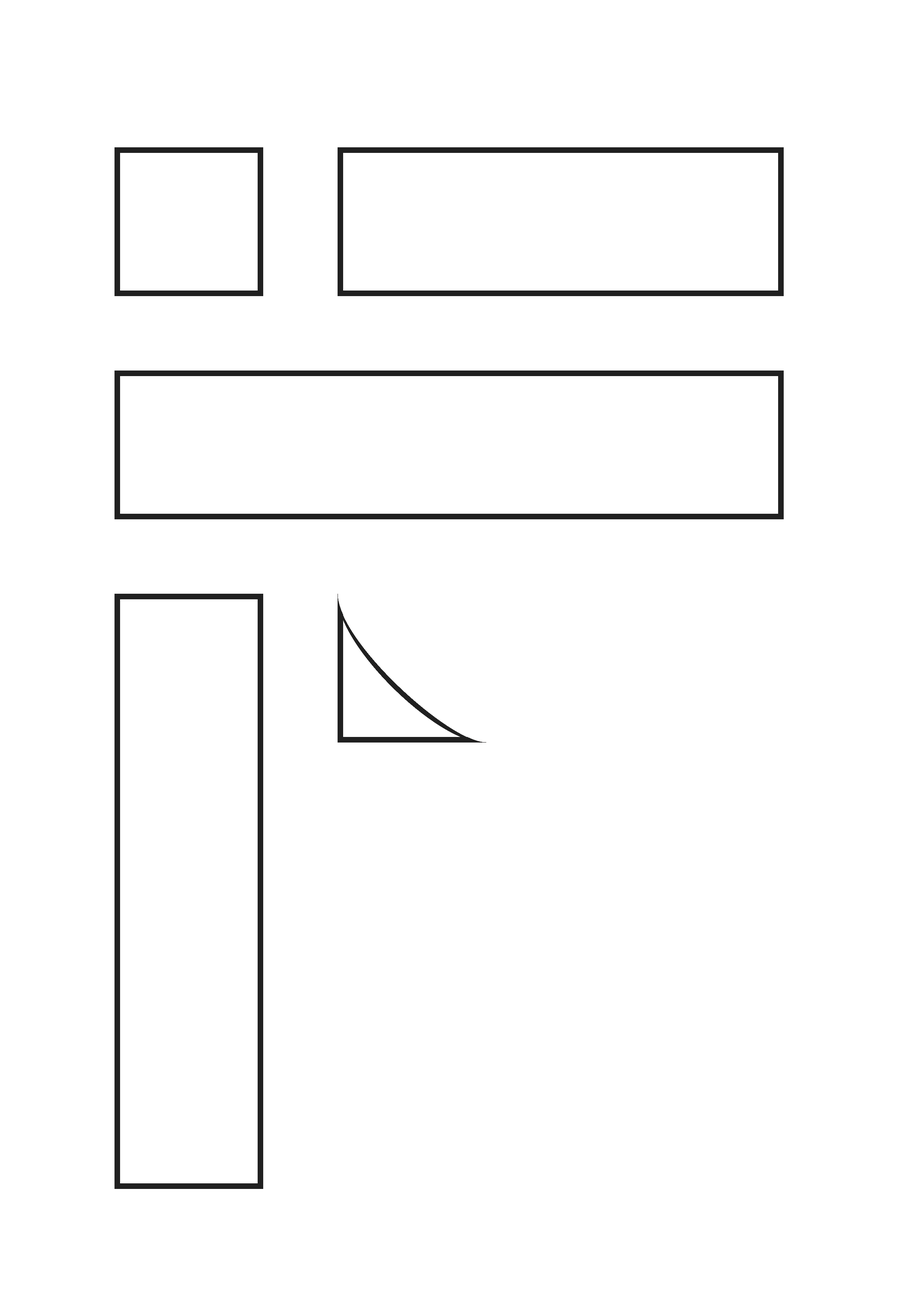
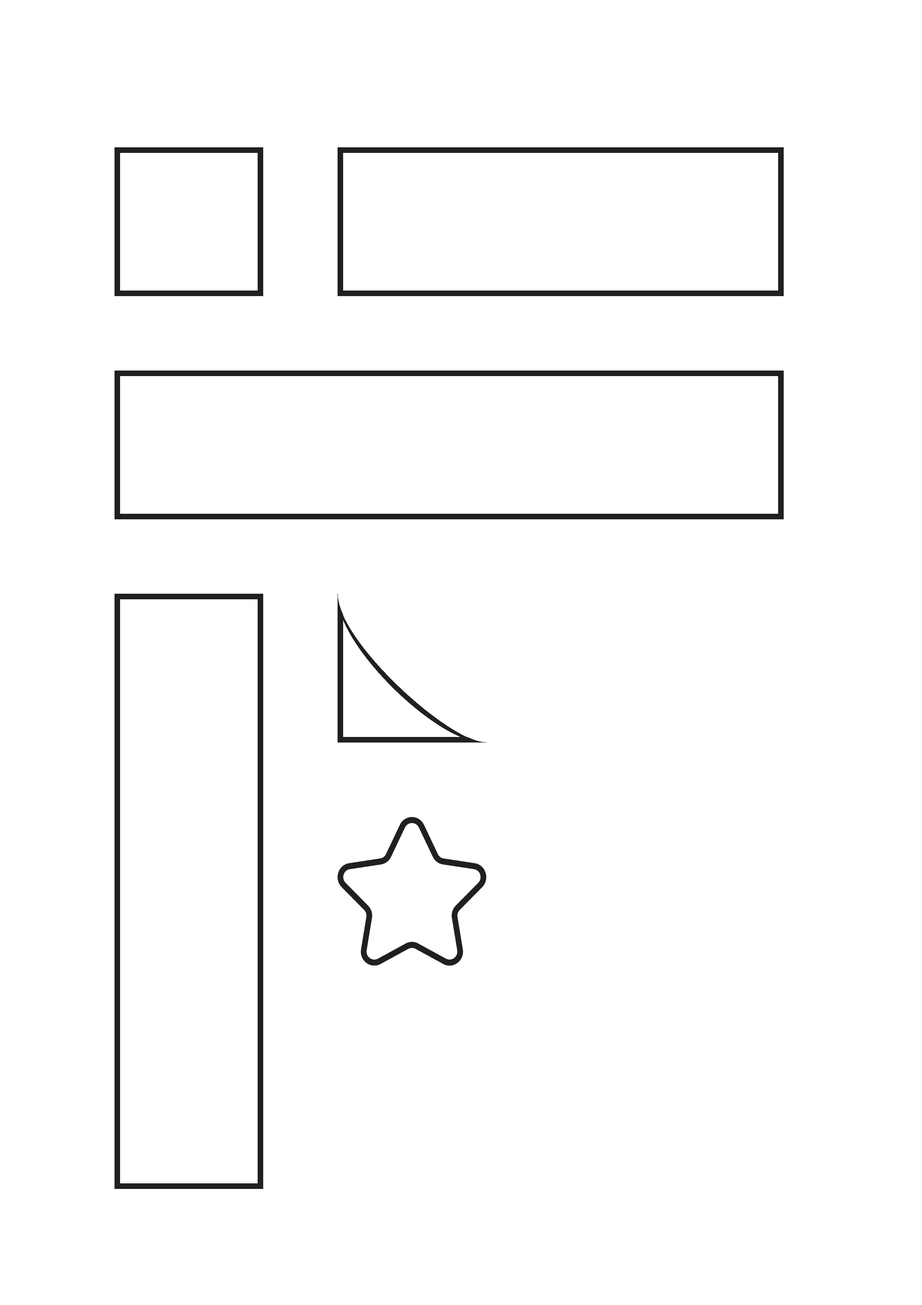
Before/after of a 922 × 1305 layered artwork. What changed in the layer stack:
painted on "Arrière-plan" over bbox(337, 816, 487, 966)
